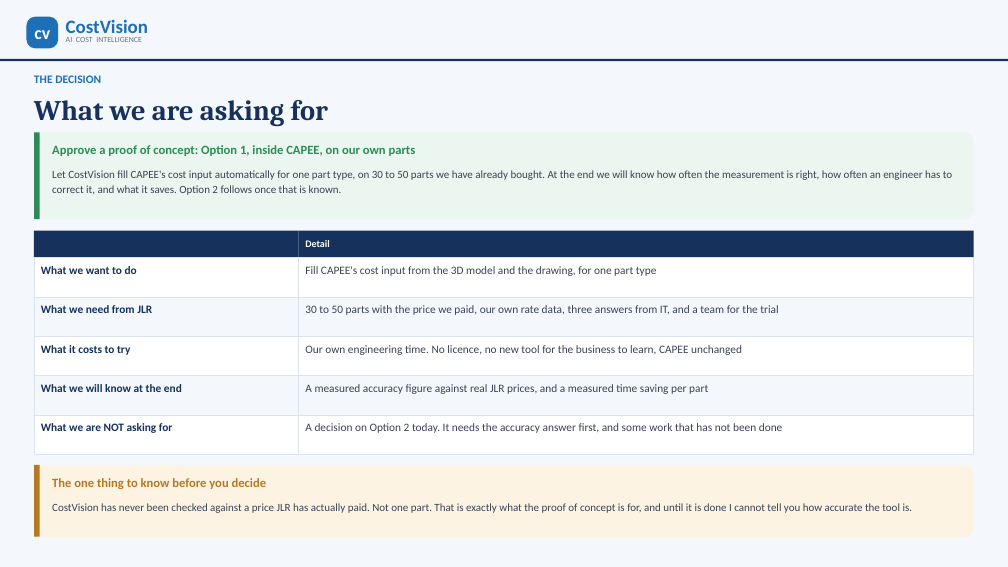
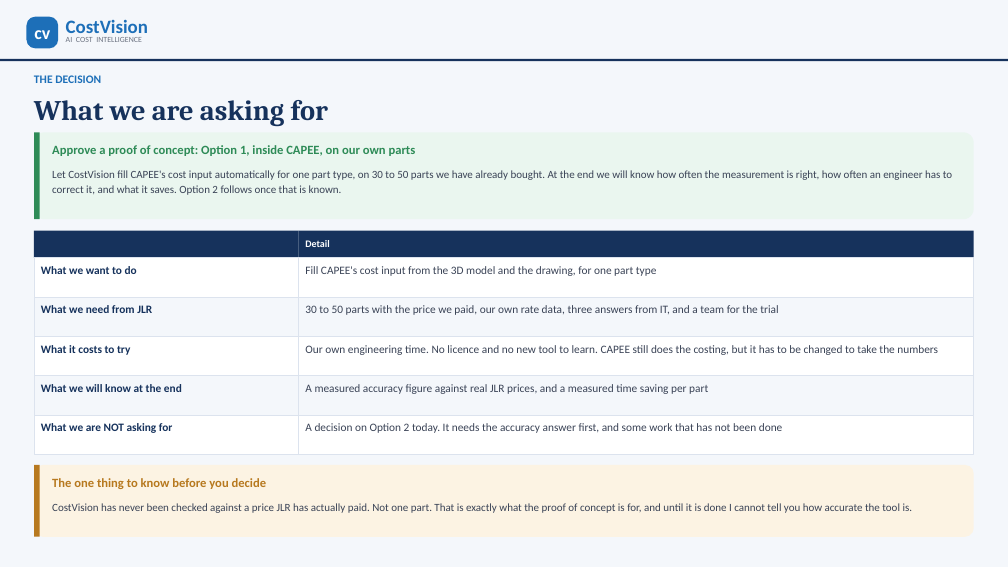
Before and after one commit to bhosaleavinash546/leamington-marathi, a slide deck: slide 2 of CostVision-CAPEE-Implementation-Options.pptx. Drawn at 1008x567 pixels with LibreOffice and Linux fonts; fonts in the diff are those of the drawing. Boxes give left, top, right and bottom in pixels: in the first picture for what was removed or moved away, otherwise in the second. Text is boxed around its words. In the diff, an @@ line names an element or a change of style, - is before the commit and + after.

```diff
--- a/CostVision-CAPEE-Implementation-Options.pptx
+++ b/CostVision-CAPEE-Implementation-Options.pptx
@@ text at bbox=[305, 345, 938, 355]: text changed @@
-Our own engineering time. No licence, no new tool for the business to learn, CAPEE unchanged
+Our own engineering time. No licence and no new tool to learn. CAPEE still does the costing, but it has to be changed to take the numbers
```
Also in this commit, not shown: 9 other slides changed, 2 other files.
